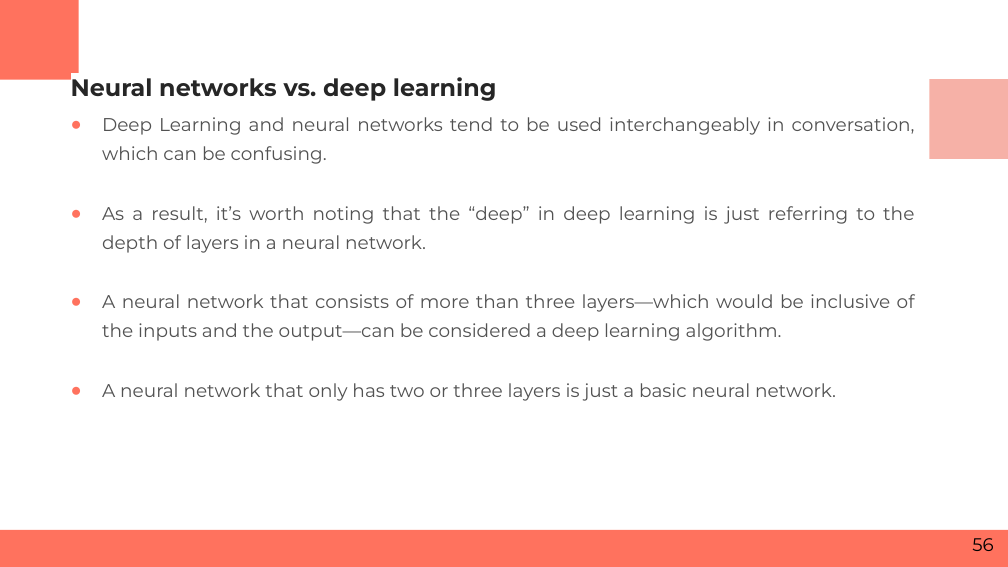
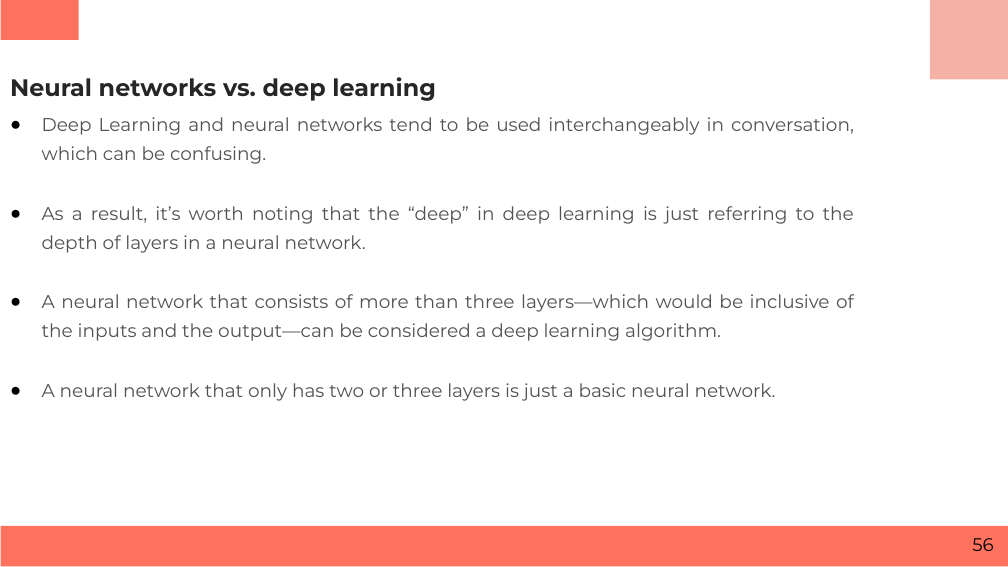
Before and after one commit to RashmivernekarN/ai_with_python_keonics, a slide deck: slide 56 of Module3/Business Statistics.pptx. Drawn at 1008x567 pixels with LibreOffice and Linux fonts; fonts in the diff are those of the drawing. Boxes give left, top, right and bottom in pixels: in the first picture for what was removed or moved away, otherwise in the second. Text is boxed around its words. In the diff, an @@ line names an element or a change of style, - is before the commit and + after.

```diff
--- a/Module3/Business Statistics.pptx
+++ b/Module3/Business Statistics.pptx
@@ rectangle: place and size @@
-rectangle at bbox=[0, 0, 79, 80]
+rectangle at bbox=[1, 0, 79, 39]
@@ rectangle: place and size @@
-rectangle at bbox=[929, 80, 1008, 159]
+rectangle at bbox=[930, 0, 1008, 79]
@@ text "Neural networks vs. deep learning": place and size @@
-text "Neural networks vs. deep learning" at bbox=[71, 77, 915, 401]
+text "Neural networks vs. deep learning" at bbox=[10, 77, 854, 401]
@@ text at bbox=[42, 117, 854, 401]: bullet colour #FF725E to #000000 @@
@@ rectangle: place and size @@
-rectangle at bbox=[0, 530, 1008, 567]
+rectangle at bbox=[1, 526, 1008, 566]
```
Also in this commit, not shown: 105 other slides changed, 1 slide added.
